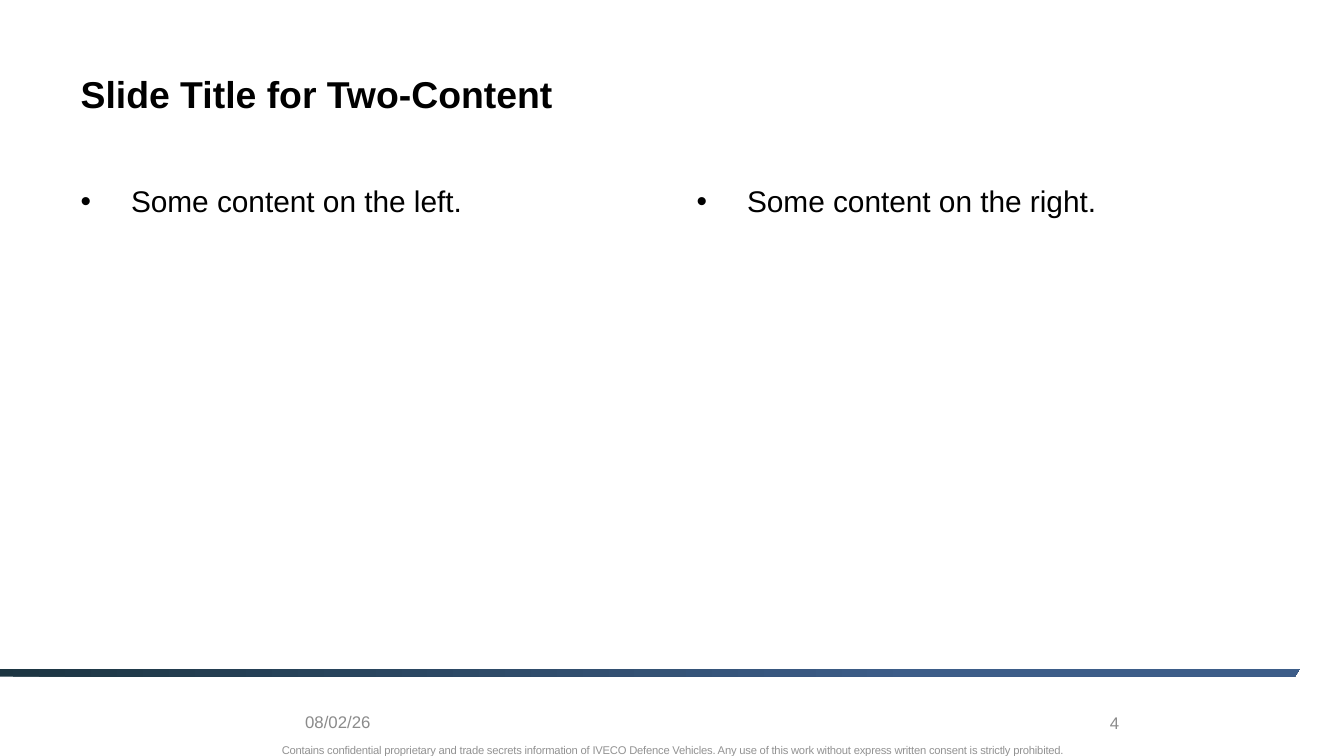
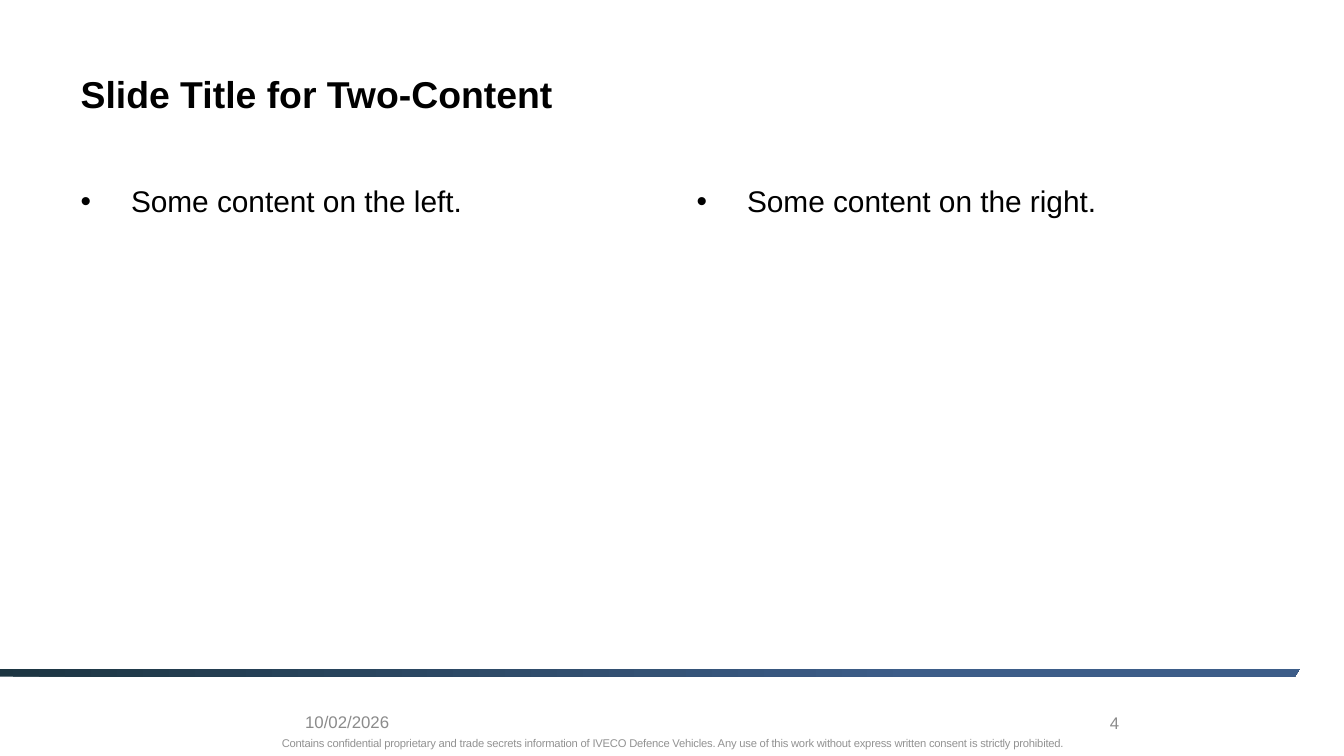
Before and after one commit to IDV-Share/quarto-presentation-templates, a slide deck: slide 4 of _extensions/IDV-Share/quarto-presentation-templates/reference/IDV-template.pptx. Drawn at 1344x756 pixels with LibreOffice and Linux fonts; fonts in the diff are those of the drawing; background and template pictures are left out. Boxes give left, top, right and bottom in pixels: in the first picture for what was removed or moved away, otherwise in the second. Text is boxed around its words. In the diff, an @@ line names an element or a change of style, - is before the commit and + after.

```diff
--- a/_extensions/IDV-Share/quarto-presentation-templates/reference/IDV-template.pptx
+++ b/_extensions/IDV-Share/quarto-presentation-templates/reference/IDV-template.pptx
@@ text at (305,716,389,728): text changed @@
-08/02/26
+10/02/2026
@@ text "Contains confidential proprietary and trade ...": place and size @@
-text "Contains confidential proprietary and trade ..." at (282,746,1063,756)
+text "Contains confidential proprietary and trade ..." at (282,739,1063,749)
```
Also in this commit, not shown: 2 other slides changed, 8 other files.
